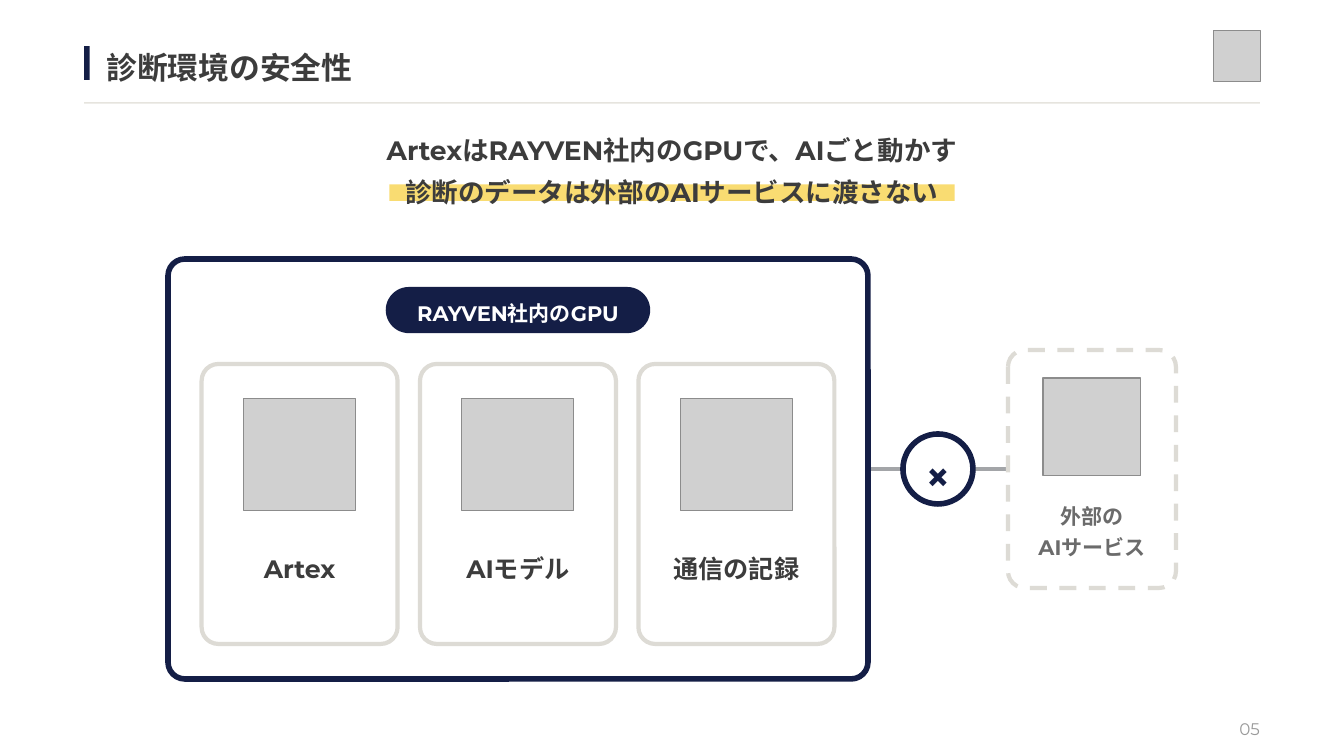
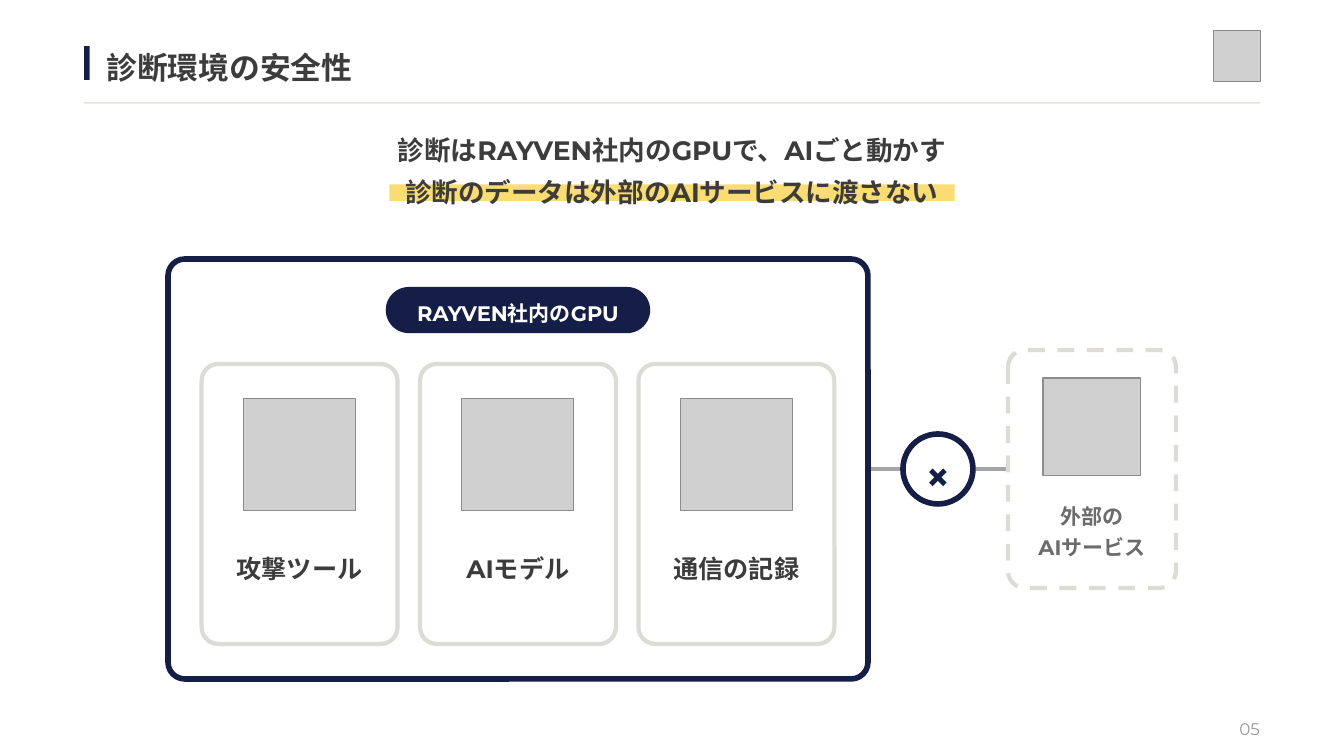
Before and after one commit to yoshiy-dev/yoshiy-dev, a slide deck: slide 5 of artex-deck/Artex_サービス説明.pptx. Drawn at 1344x756 pixels with LibreOffice and Linux fonts; fonts in the diff are those of the drawing; grey boxes stand for pictures. Boxes give left, top, right and bottom in pixels: in the first picture for what was removed or moved away, otherwise in the second. Text is boxed around its words. In the diff, an @@ line names an element or a change of style, - is before the commit and + after.

```diff
--- a/artex-deck/Artex_サービス説明.pptx
+++ b/artex-deck/Artex_サービス説明.pptx
@@ text at [398,137,946,163]: text changed @@
-ArtexはRAYVEN社内のGPUで、AIごと動かす
+診断はRAYVEN社内のGPUで、AIごと動かす
@@ text at [237,556,363,581]: text changed @@
-Artex
+攻撃ツール
```
Also in this commit, not shown: 2 other slides changed, 2 other files.
